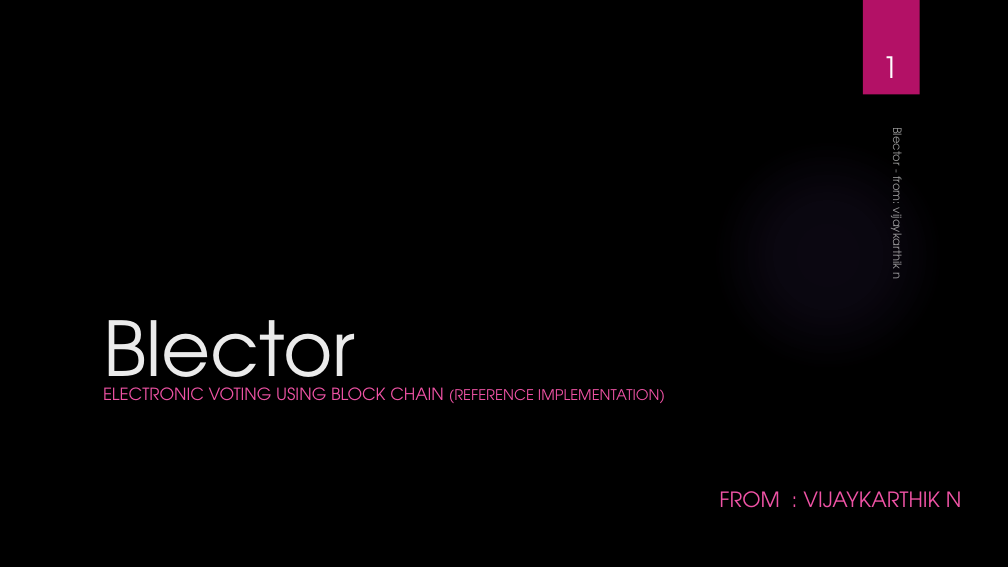
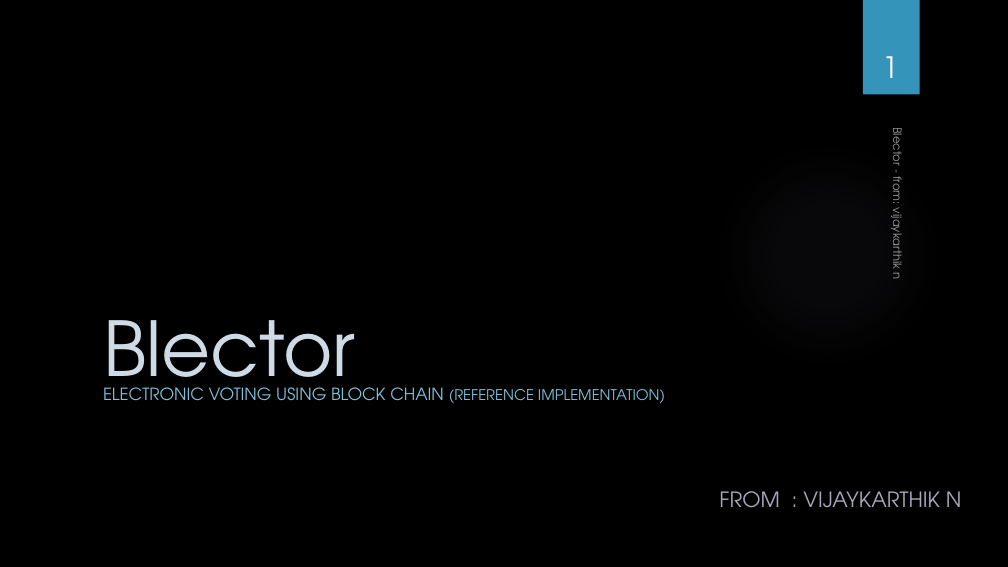
Before and after one commit to karthigowtham/block-chain-electronic-voting-reference-implementation-using-javascript, a slide deck: slide 1 of Blector.pptx. Drawn at 1008x567 pixels with LibreOffice and Linux fonts; fonts in the diff are those of the drawing; background and template pictures are left out. Boxes give left, top, right and bottom in pixels: in the first picture for what was removed or moved away, otherwise in the second. Text is boxed around its words. In the diff, an @@ line names an element or a change of style, - is before the commit and + after.

```diff
--- a/Blector.pptx
+++ b/Blector.pptx
@@ rectangle at [863,0,920,95]: fill #B31166 to #3494BA @@
@@ title "Blector" at [103,320,356,400]: text colour #EBEBEB to #CEDBE6 @@
@@ text "ELECTRONIC VOTING USING BLOCK CHAIN ..." at [103,387,665,403]: text colour #EF53A5 to #7FC1DB @@
@@ subtitle "FROM : VIJAYKARTHIK N" at [719,491,962,508]: text colour #EF53A5 to #AAA7BC @@
```
Also in this commit, not shown: 12 other slides changed.
